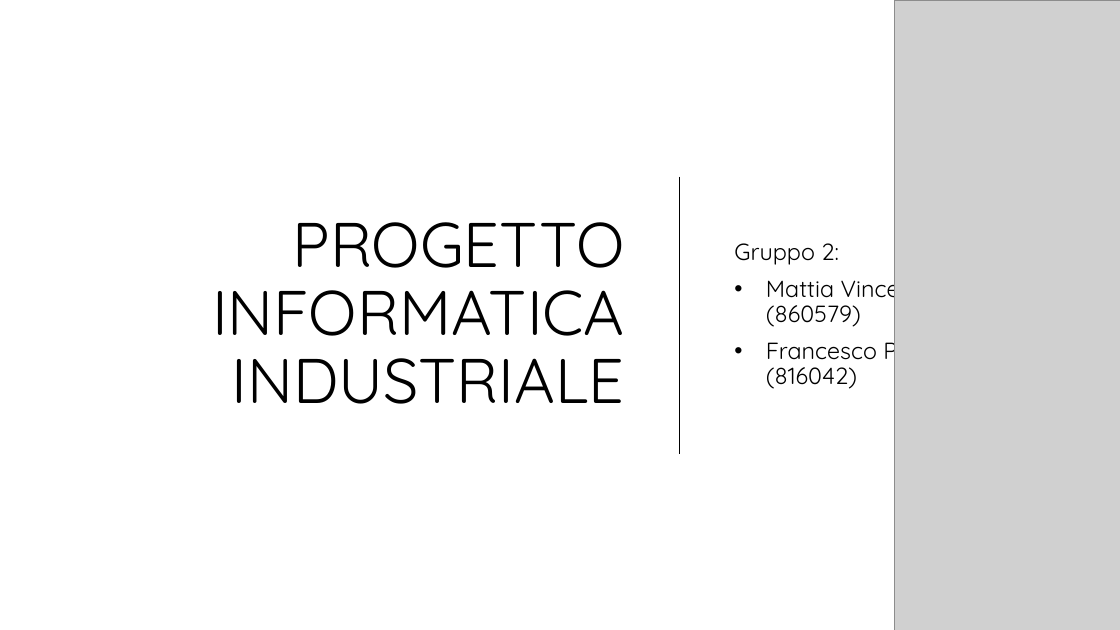
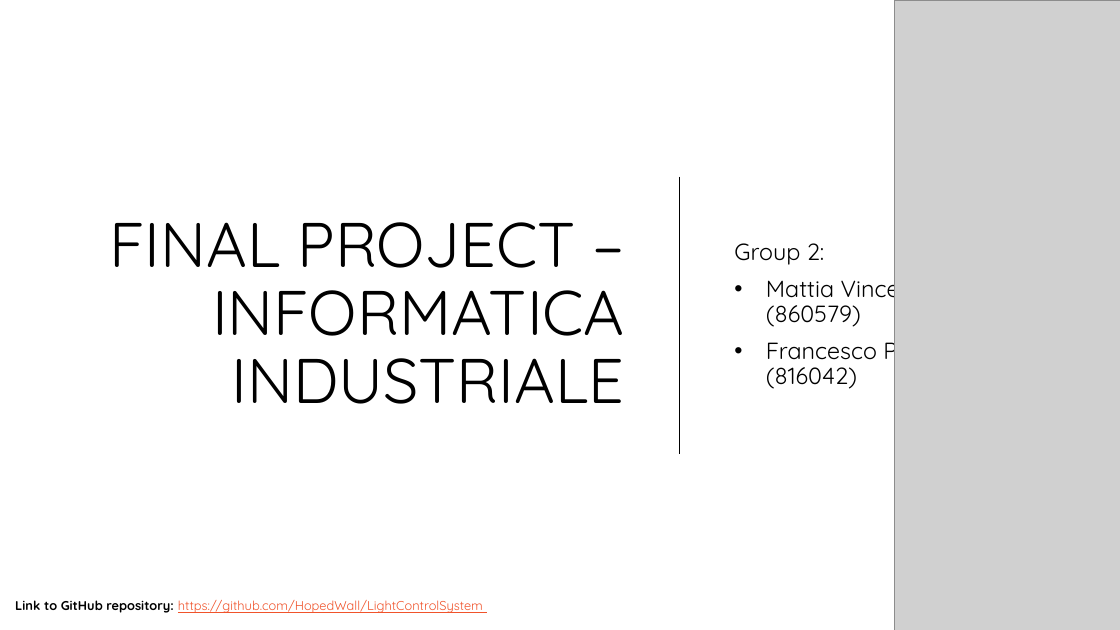
Before and after one commit to HopedWall/LightControlSystem, a slide deck: slide 1 of doc/Gruppo2_VincenziPorto.pptx. Drawn at 1120x630 pixels with LibreOffice and Linux fonts; fonts in the diff are those of the drawing; grey boxes stand for pictures; background and template pictures are left out. Boxes give left, top, right and bottom in pixels: in the first picture for what was removed or moved away, otherwise in the second. Text is boxed around its words. In the diff, an @@ line names an element or a change of style, - is before the commit and + after.

```diff
--- a/doc/Gruppo2_VincenziPorto.pptx
+++ b/doc/Gruppo2_VincenziPorto.pptx
@@ title at <box>109,222,625,404</box>: text changed @@
-PROGETTO INFORMATICA INDUSTRIALE
+FINAL PROJECT –
+INFORMATICA INDUSTRIALE
@@ subtitle at <box>734,243,825,265</box>: text changed @@
-Gruppo 2:
+Group 2:
@@ text added at <box>15,600,483,613</box>, 11 pt, text #F0532B, underline @@
+Link to GitHub repository: https://github.com/HopedWall/LightControlSystem
```
Also in this commit, not shown: 3 other slides changed, 26 slides added, 1 other file.
